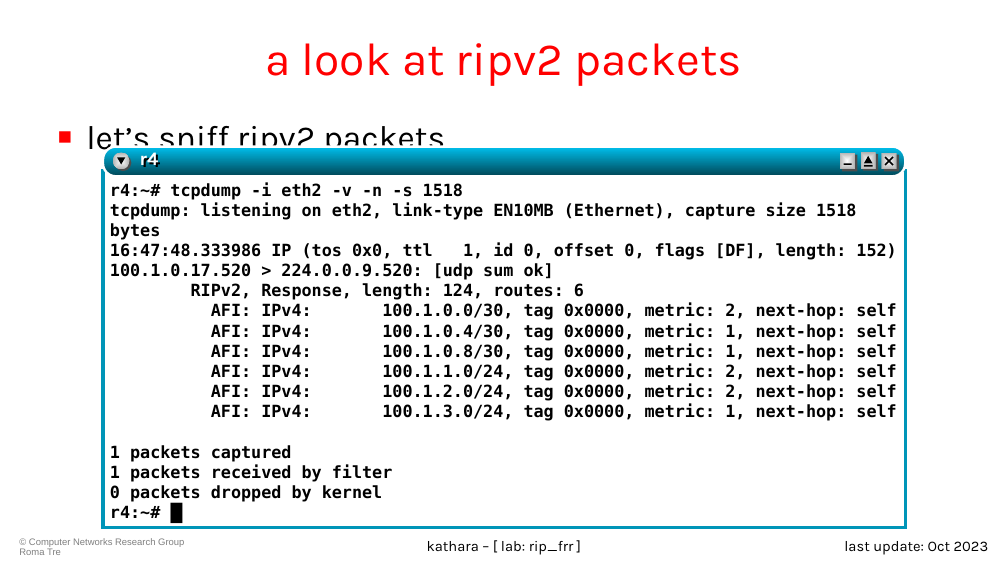
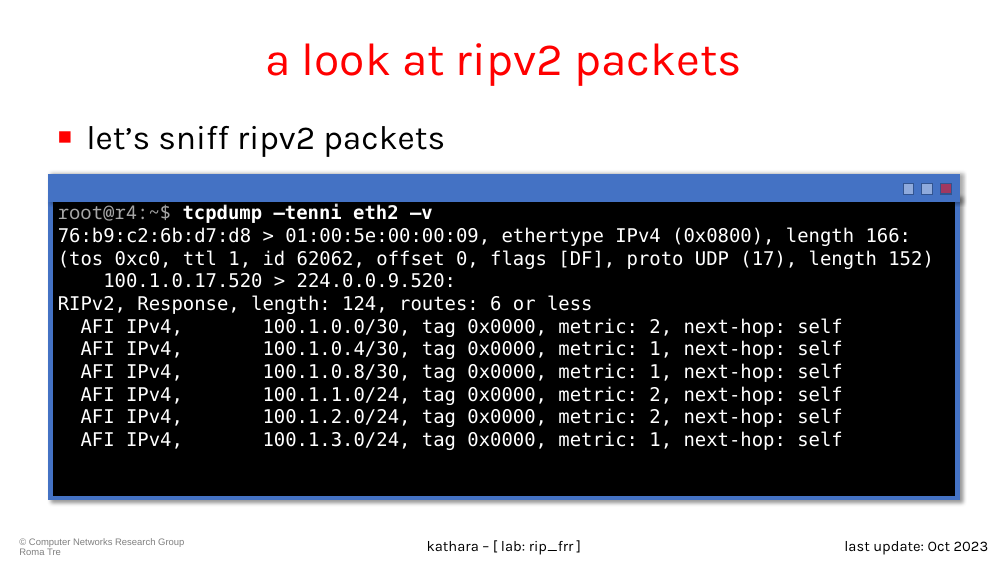
Before and after one commit to KatharaFramework/Kathara-Labs, a slide deck: slide 18 of main-labs/intradomain-routing/frr/rip/009-kathara-lab_rip.pptx. Drawn at 1008x567 pixels with LibreOffice and Linux fonts; fonts in the diff are those of the drawing; background and template pictures are left out. Boxes give left, top, right and bottom in pixels: in the first picture for what was removed or moved away, otherwise in the second. Text is boxed around its words. In the diff, an @@ line names an element or a change of style, - is before the commit and + after.

```diff
--- a/main-labs/intradomain-routing/frr/rip/009-kathara-lab_rip.pptx
+++ b/main-labs/intradomain-routing/frr/rip/009-kathara-lab_rip.pptx
@@ rounded rectangle removed at bbox=[103, 147, 905, 176] @@
@@ rectangle added at bbox=[51, 176, 958, 200], fill #4472C4, outline #4472C4 4.5 pt @@
@@ rectangle removed at bbox=[103, 170, 905, 528] @@
@@ ellipse removed at bbox=[113, 153, 129, 169] @@
@@ ellipse removed at bbox=[115, 154, 132, 171] @@
@@ triangle removed at bbox=[117, 157, 126, 165] @@
@@ text removed at bbox=[140, 152, 159, 171] @@
-r4
@@ rectangle removed at bbox=[840, 153, 855, 169] @@
@@ rectangle removed at bbox=[842, 155, 858, 172] @@
@@ line removed from (844, 164) to (852, 164) @@
@@ group removed at bbox=[861, 153, 879, 171]: 2 rectangles, 1 line, 1 triangle @@
@@ line removed from (885, 165) to (893, 157) @@
@@ line removed from (885, 157) to (893, 165) @@
@@ rectangle "root@r4:~$ tcpdump –tenni eth2 –v": place and size @@
-rectangle "root@r4:~$ tcpdump –tenni eth2 –v" at bbox=[110, 183, 896, 518]
+rectangle "root@r4:~$ tcpdump –tenni eth2 –v" at bbox=[51, 197, 958, 498]
@@ rectangle "root@r4:~$ tcpdump –tenni eth2 –v" at bbox=[51, 197, 958, 498]: fill none to #000000; outline none to #4472C4 4.5 pt; shadow on @@
@@ text in rectangle at bbox=[58, 204, 934, 450]: text changed; size 16 to 18 pt; text colour #000000 to #FFFFFF; bold off @@
-r4:~# tcpdump -i eth2 -v -n -s 1518
-tcpdump: listening on eth2, link-type EN10MB (Ethernet), capture size 1518 bytes
-16:47:48.333986 IP (tos 0x0, ttl 1, id 0, offset 0, flags [DF], length: 152) 100.1.0.17.520 > 224.0.0.9.520: [udp sum ok]
-RIPv2, Response, length: 124, routes: 6
-AFI: IPv4: 100.1.0.0/30, tag 0x0000, metric: 2, next-hop: self
-AFI: IPv4: 100.1.0.4/30, tag 0x0000, metric: 1, next-hop: self
-AFI: IPv4: 100.1.0.8/30, tag 0x0000, metric: 1, next-hop: self
-AFI: IPv4: 100.1.1.0/24, tag 0x0000, metric: 2, next-hop: self
-AFI: IPv4: 100.1.2.0/24, tag 0x0000, metric: 2, next-hop: self
-AFI: IPv4: 100.1.3.0/24, tag 0x0000, metric: 1, next-hop: self
-1 packets captured
-1 packets received by filter
-0 packets dropped by kernel
-r4:~# █
+root@r4:~$ tcpdump –tenni eth2 –v
+76:b9:c2:6b:d7:d8 > 01:00:5e:00:00:09, ethertype IPv4 (0x0800), length 166: (tos 0xc0, ttl 1, id 62062, offset 0, flags [DF], proto UDP (17), length 152)
+100.1.0.17.520 > 224.0.0.9.520:
+RIPv2, Response, length: 124, routes: 6 or less
+AFI IPv4, 100.1.0.0/30, tag 0x0000, metric: 2, next-hop: self
+AFI IPv4, 100.1.0.4/30, tag 0x0000, metric: 1, next-hop: self
+AFI IPv4, 100.1.0.8/30, tag 0x0000, metric: 1, next-hop: self
+AFI IPv4, 100.1.1.0/24, tag 0x0000, metric: 2, next-hop: self
+AFI IPv4, 100.1.2.0/24, tag 0x0000, metric: 2, next-hop: self
+AFI IPv4, 100.1.3.0/24, tag 0x0000, metric: 1, next-hop: self
@@ rectangle: place and size @@
-rectangle at bbox=[884, 155, 899, 172]
+rectangle at bbox=[904, 184, 914, 194]
@@ rectangle at bbox=[904, 184, 914, 194]: fill #4D4D4D to #8FAADC; outline none to #325491 1 pt @@
@@ rectangle: place and size @@
-rectangle at bbox=[882, 153, 897, 169]
+rectangle at bbox=[922, 184, 932, 194]
@@ rectangle at bbox=[922, 184, 932, 194]: fill gradient #FFFFFF to #B2B2B2 to #8FAADC; outline none to #325491 1 pt @@
@@ rectangle added at bbox=[941, 184, 951, 194], fill #FF0000 at 50% opacity, outline #325491 1 pt @@
```
Also in this commit, not shown: 18 other slides changed, 3 slides removed, 1 other file.
